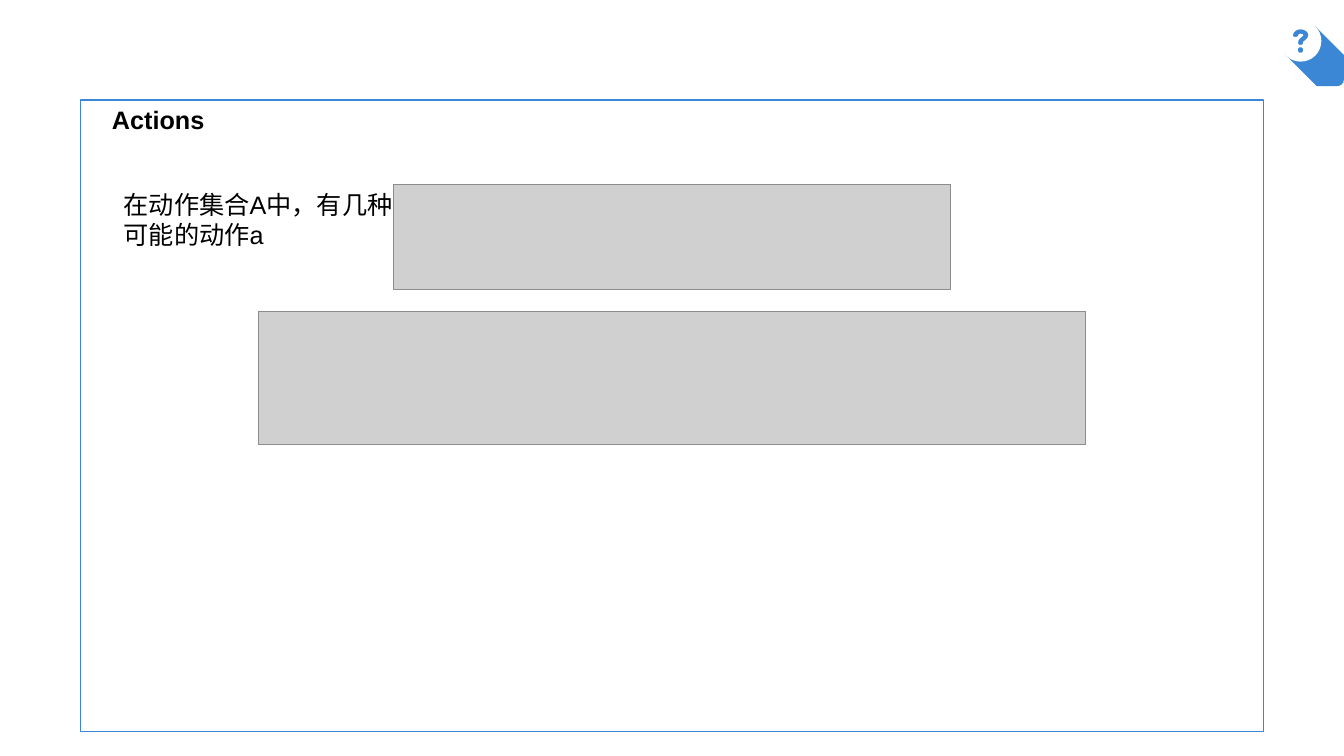
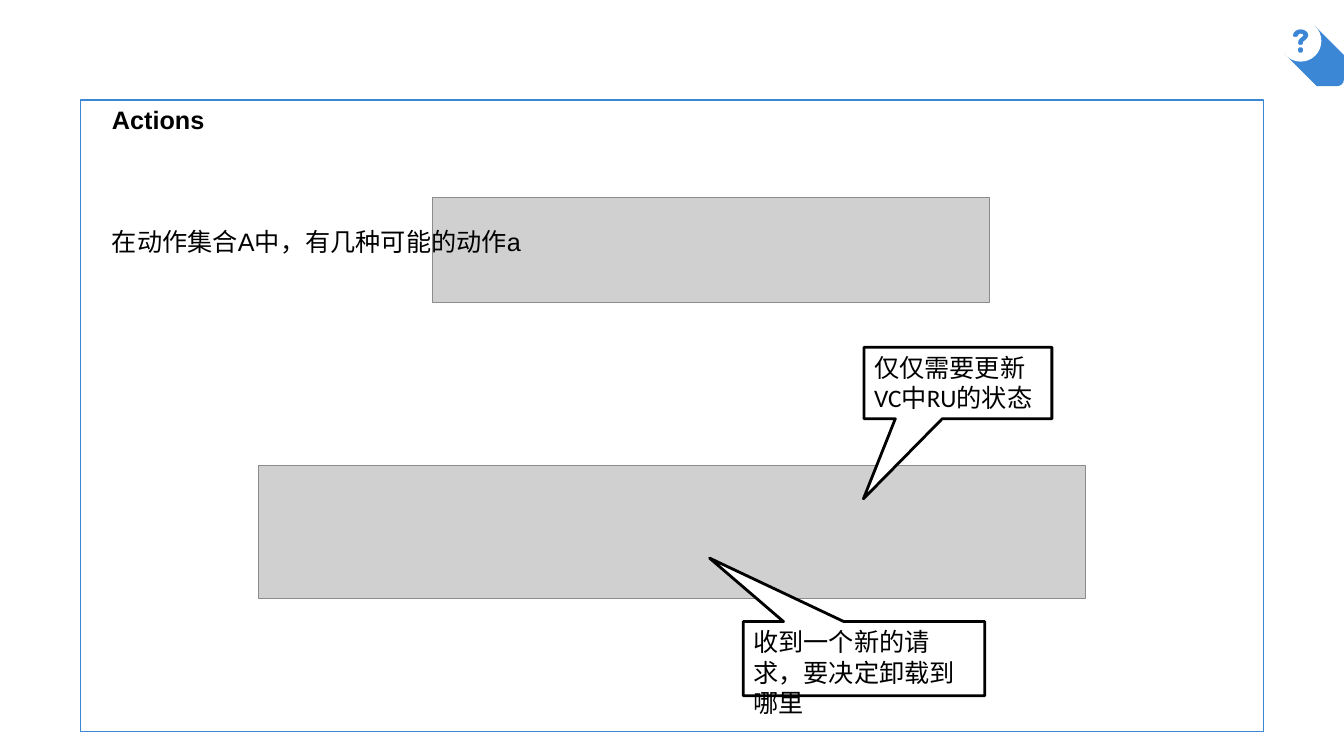
Before and after one commit to AlfredChiang/Mobile-Edge-Computing, a slide deck: slide 6 of Resource-Allocation-in-Vehicular-Cloud-Computing-Systems-With-Heterogeneous-Vehicles-and-Roadside-Units/2019-01-08.pptx (slide 5 before the commit). Drawn at 1344x756 pixels with LibreOffice and Linux fonts; fonts in the diff are those of the drawing; grey boxes stand for pictures; background and template pictures are left out. Boxes give left, top, right and bottom in pixels: in the first picture for what was removed or moved away, otherwise in the second. Text is boxed around its words. In the diff, an @@ line names an element or a change of style, - is before the commit and + after.

```diff
--- a/Resource-Allocation-in-Vehicular-Cloud-Computing-Systems-With-Heterogeneous-Vehicles-and-Roadside-Units/2019-01-08.pptx
+++ b/Resource-Allocation-in-Vehicular-Cloud-Computing-Systems-With-Heterogeneous-Vehicles-and-Roadside-Units/2019-01-08.pptx
@@ picture: place and size @@
-picture at (394,185,951,289)
+picture at (433,198,989,302)
@@ text "在动作集合A中，有几种可能的动作a" rewrapped from (124,192,393,246) to (112,225,521,257) @@
@@ speech box added at (864,347,1052,418), fill #FFFFFF, outline #000000 2 pt, 18 pt, text #000000 @@
+仅仅需要更新VC中RU的状态
@@ picture: place and size @@
-picture at (258,312,1086,445)
+picture at (258,466,1086,599)
@@ speech box added at (743,622,985,697), fill #FFFFFF, outline #000000 2 pt, 18 pt, text #000000 @@
+收到一个新的请求，要决定卸载到哪里
```
Also in this commit, not shown: 3 other slides changed, 5 slides added, 3 slides removed, 4 other files.
